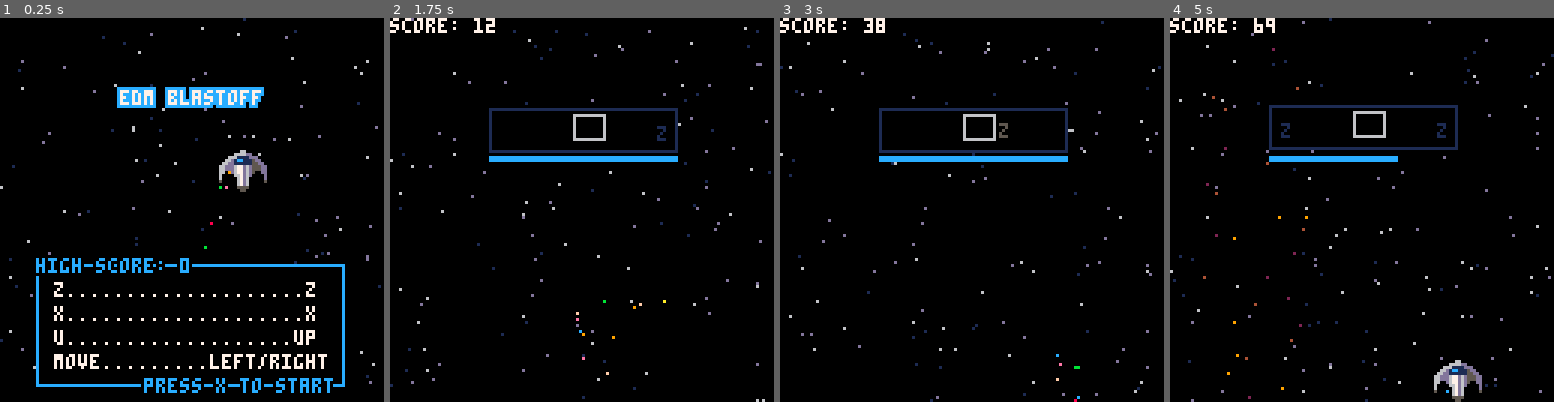
Above: before the commit, frames 1-4 (left to right).
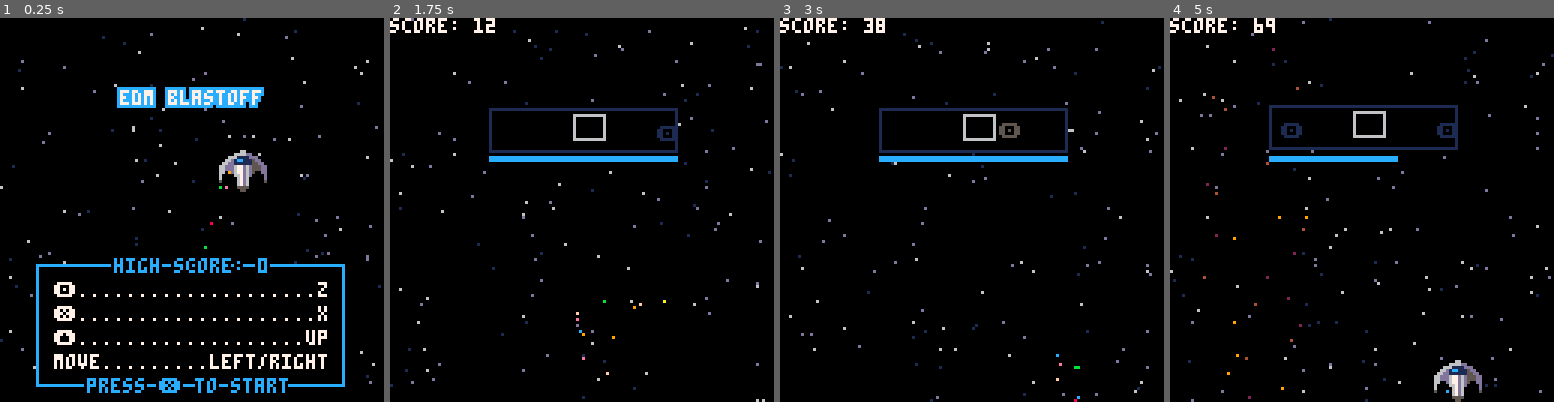
Above: after the commit, the same moments.

Repository: ryanford/EDM-Blastoff
Game: PICO-8 cartridge rhythm-game.p8
Two runs of this game, one before a commit and one after it. Both use one fixed random seed, a clock stepped at 60 frames per second and the inputs below.
Inputs:
- Up to frame 1 (0.25 s): no input
- Up to frame 2 (1.75 s): tap X (X key) at 0.33, 1.07 s; tap O (Z key) at 0.7, 1.7 s; hold Right from 1.6 s (still down)
- Up to frame 3 (3 s): tap X (X key) at 1.85, 2.97 s; release Right at 2.1 s; tap O (Z key) at 2.1, 2.5, 2.9 s; hold Up 2.15-2.42 s; hold Right from 2.47 s (still down)
- Up to frame 4 (5 s): release Right at 3.03 s; hold Left 3.08-3.58 s; tap O (Z key) every 0.4 s from 3.3 to 4.9 s; hold Right 4.02-4.68 s; tap X (X key) at 4.08 s; hold Up from 4.73 s (still down)

The runs differ from the first frame. In frame 1, 2.9% of the frame differs, in the area x 9-87%, y 61-98%; in frame 2, 0.1%; in frame 3, 0.1%; in frame 4, 0.2%.

Commit message:
Centering

Diff:
--- a/rhythm-game.p8
+++ b/rhythm-game.p8
@@ -64,7 +64,7 @@
   time_now=time()
   dt=0
   step=0
-  keys = {" ","z","x","u"}
+  keys = {" ","🅾️","❎","⬆️"}
   pattern_step = 0
   music_track = 0
 end
@@ -95,9 +95,9 @@
   draw_stars()
   draw_prop()
   draw_instructions()
-  print_outline("high score: "..highscore,12,80,0,12)
-  print_outline("edm blastoff",40,24,12,7)
-  print_outline("press x to start",48,120,0,12)
+  print_outline("high score: "..highscore,nil,80,0,12)
+  print_outline("edm blastoff",nil,24,12,7)
+  print_outline("press ❎ to start",nil,120,0,12,3)
   draw_ship()
 end
 
@@ -180,20 +180,20 @@
 function gameover_draw()
   cls()
   draw_stars()
-  print_outline("game over",28,56,7,0)
+  print_outline("game over",nil,56,7,0)
   if new_highscore then
     if step % 32 == 8 then
       spawn_fireworks(rnd(120) + 4, rnd(32))
     end
-    print_outline("new high score!!!",28,68, 12, 0)
-    print_outline("score: "..flr(score),28,80,12, 0)
+    print_outline("new high score!!!",nil,68, 12, 0)
+    print_outline("score: "..flr(score),nil,80,12, 0)
   else
-    print("score: "..flr(score),28,68,7)
-    print("high score: "..highscore,28,80,7)
+    print("score: "..flr(score),center_text("score: " .. flr(score)),68,7)
+    print("high score: "..highscore,center_text("high score: " .. highscore),80,7)
   end
   if timeout>1 then
-    print_outline("press x to restart",28,92,7,0)
-    print_outline("press x to restart",28,92,7,0)
+    print_outline("press ❎ to restart",nil,92,7,0,3)
+    print_outline("press ❎ to restart",nil,92,7,0,3)
   end
   draw_fireworks()
 end
@@ -233,9 +233,9 @@
 function draw_instructions()
   rectfill(12,82,114,120,0)
   rect(12,82,114,122,12)
-  print("z....................z", 18,88, 7)
-  print("x....................x", 18,96, 7)
-  print("u...................up", 18,104, 7)
+  print("🅾️....................z", 18,88, 7)
+  print("❎....................x", 18,96, 7)
+  print("⬆️...................up", 18,104, 7)
   print("move.........left/right", 18,112, 7)
 
 end
@@ -660,7 +660,8 @@
   end
 end
 
-function print_outline(string, x, y, color1, color2)
+function print_outline(string, x, y, color1, color2,glyph)
+  x=x or center_text(string,glyph)
   print(string, x-1, y+1, color1)
   print(string, x-1, y, color1)
   print(string, x-1, y-1, color1)
@@ -670,6 +671,10 @@
   print(string, x+1, y-1, color1)
   print(string, x+1, y, color1)
   print(string, x, y, color2)
+end
+
+function center_text(str,glyph)
+  return 64-flr(#str*4)/2-(glyph or 0)
 end
 
 function unpack(t,from,to)
Not shown, changed: main.js
